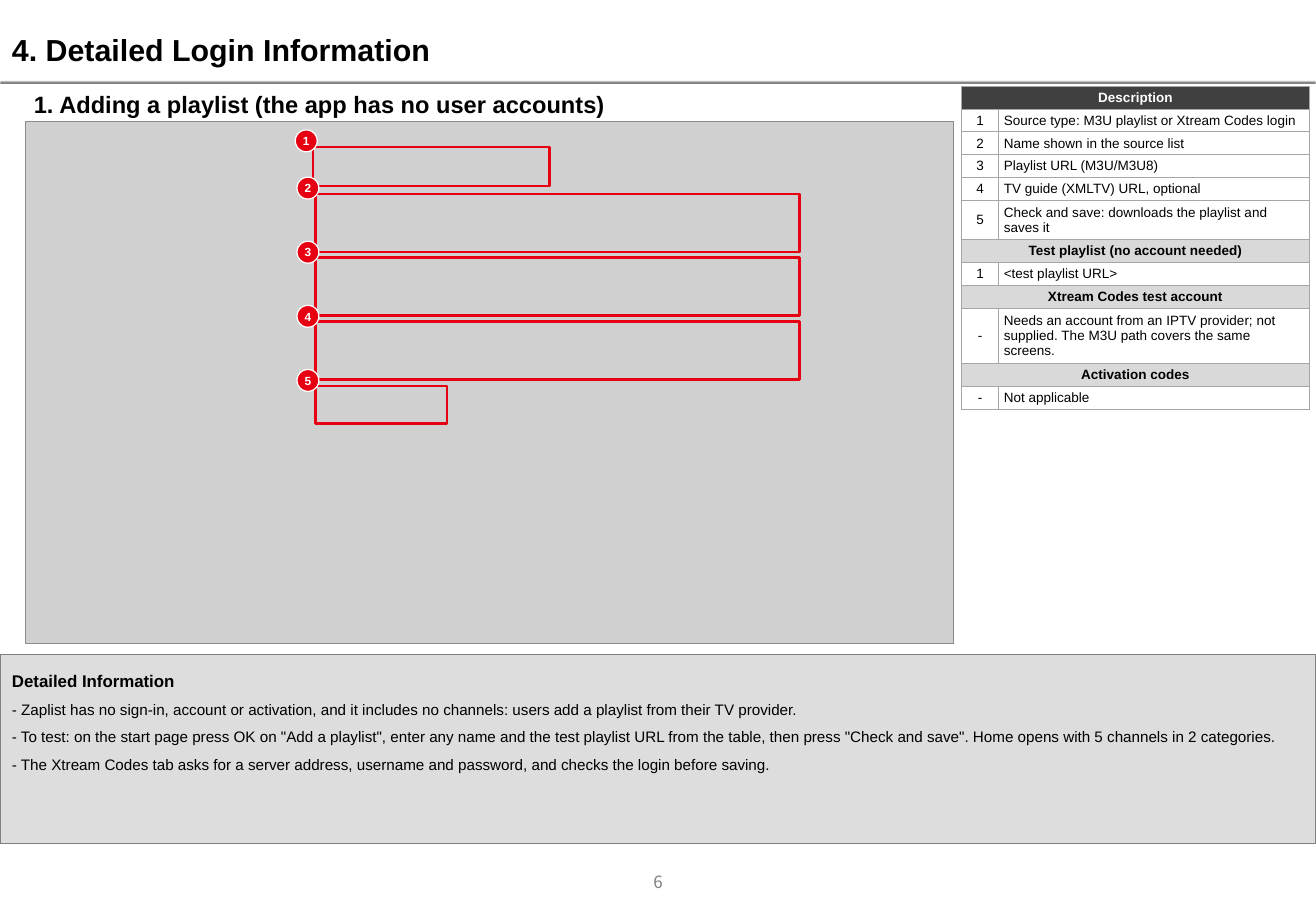
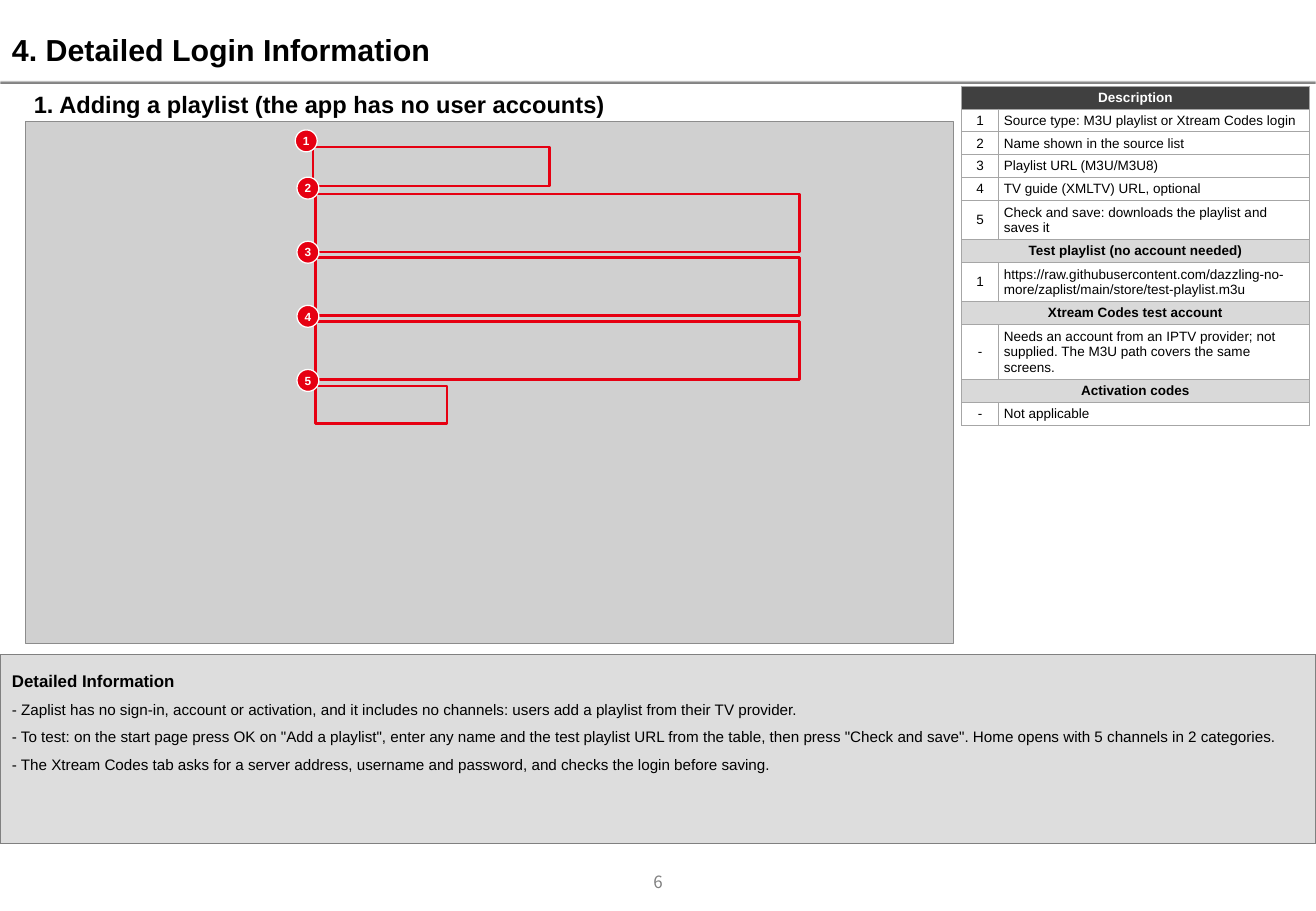
Before and after one commit to dazzling-no-more/zaplist, a slide deck: slide 6 of store/lg-qa/Zaplist_UX_Scenario_1.0.0.pptx. Drawn at 1316x911 pixels with LibreOffice and Linux fonts; fonts in the diff are those of the drawing; grey boxes stand for pictures; background and template pictures are left out. Boxes give left, top, right and bottom in pixels: in the first picture for what was removed or moved away, otherwise in the second. Text is boxed around its words. In the diff, an @@ line names an element or a change of style, - is before the commit and + after.

```diff
--- a/store/lg-qa/Zaplist_UX_Scenario_1.0.0.pptx
+++ b/store/lg-qa/Zaplist_UX_Scenario_1.0.0.pptx
@@ table at [962, 86, 1311, 425] @@
-row 8, column 2: <test playlist URL>
+row 8, column 2: https://raw.githubusercontent.com/dazzling-no-more/zaplist/main/store/test-playlist.m3u
```
Also in this commit, not shown: 2 other slides changed, 4 other files.
